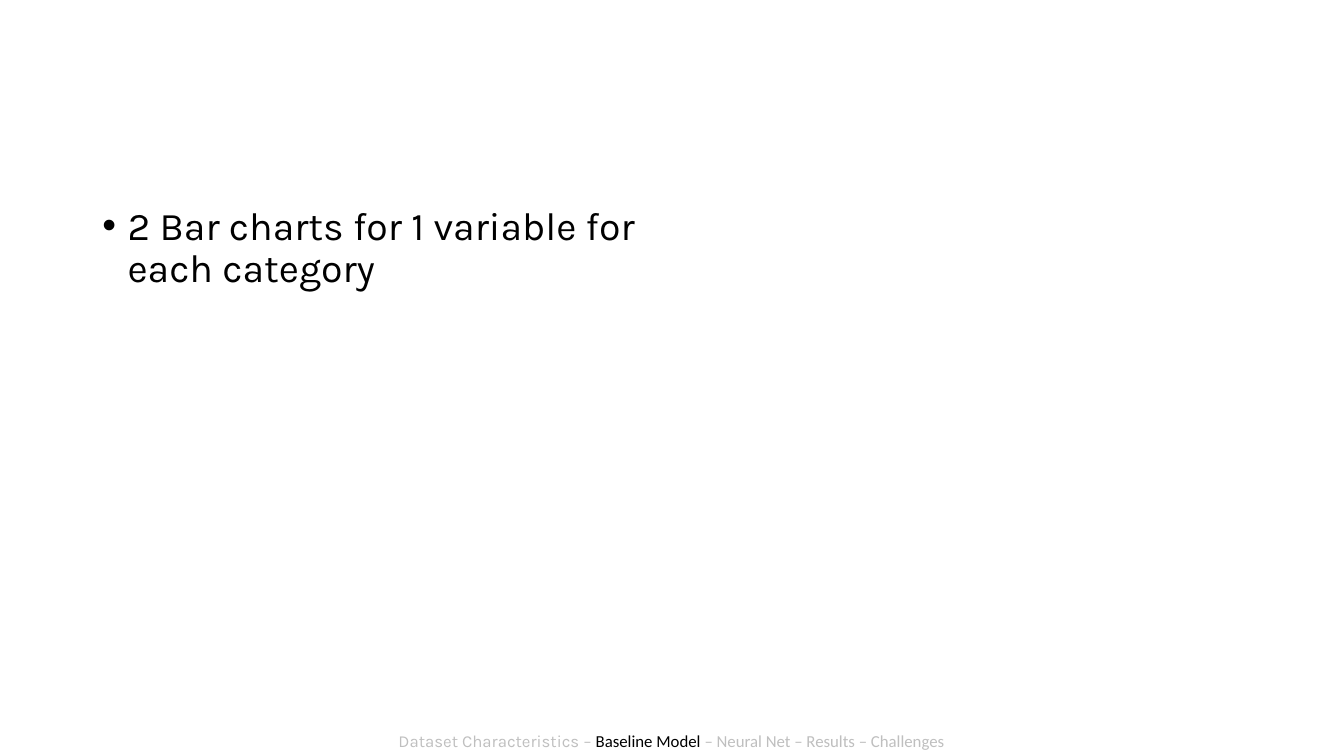
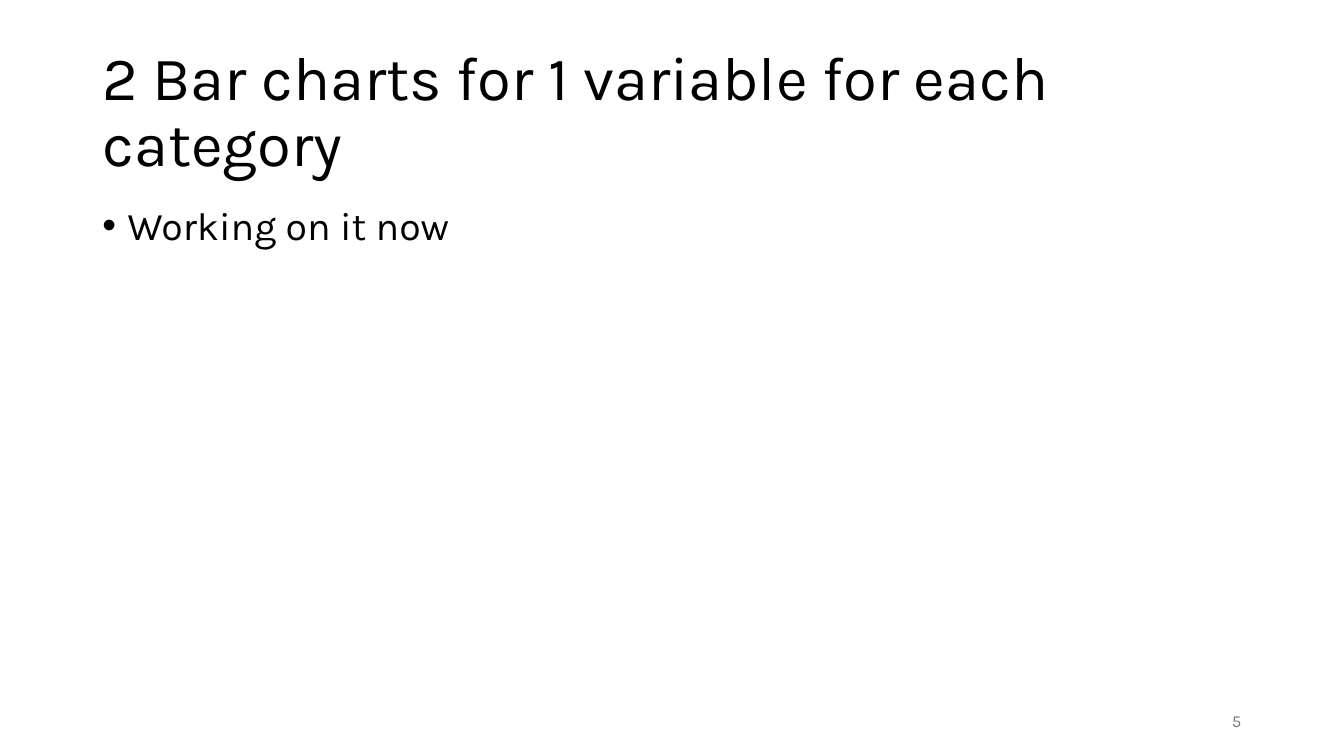
Before and after one commit to antonroefer/bakery-sales-prediction-group-3, a slide deck: slide 5 of 4_Presentation/Group 3.pptx (slide 4 before the commit). Drawn at 1344x756 pixels with LibreOffice and Linux fonts; fonts in the diff are those of the drawing. Boxes give left, top, right and bottom in pixels: in the first picture for what was removed or moved away, otherwise in the second. Text is boxed around its words. In the diff, an @@ line names an element or a change of style, - is before the commit and + after.

```diff
--- a/4_Presentation/Group 3.pptx
+++ b/4_Presentation/Group 3.pptx
@@ title "2 Bar charts for 1 ...": place and size @@
-title "2 Bar charts for 1 ..." at box(128, 213, 635, 292)
+title "2 Bar charts for 1 ..." at box(102, 57, 1048, 181)
@@ title "2 Bar charts for 1 ..." at box(102, 57, 1048, 181): size 28 to 44 pt; bullet • to none; less space between paragraphs; vertical alignment top to middle @@
@@ text added at box(128, 213, 449, 250), 28 pt, text #000000 @@
+• Working on it now
@@ page number added at box(1232, 716, 1241, 727), 12 pt, text #797979 @@
+5
@@ text removed at box(398, 735, 944, 750) @@
-Dataset Characteristics – Baseline Model – Neural Net – Results – Challenges
```
Also in this commit, not shown: 12 other slides changed, 2 slides added, 1 slide removed.
